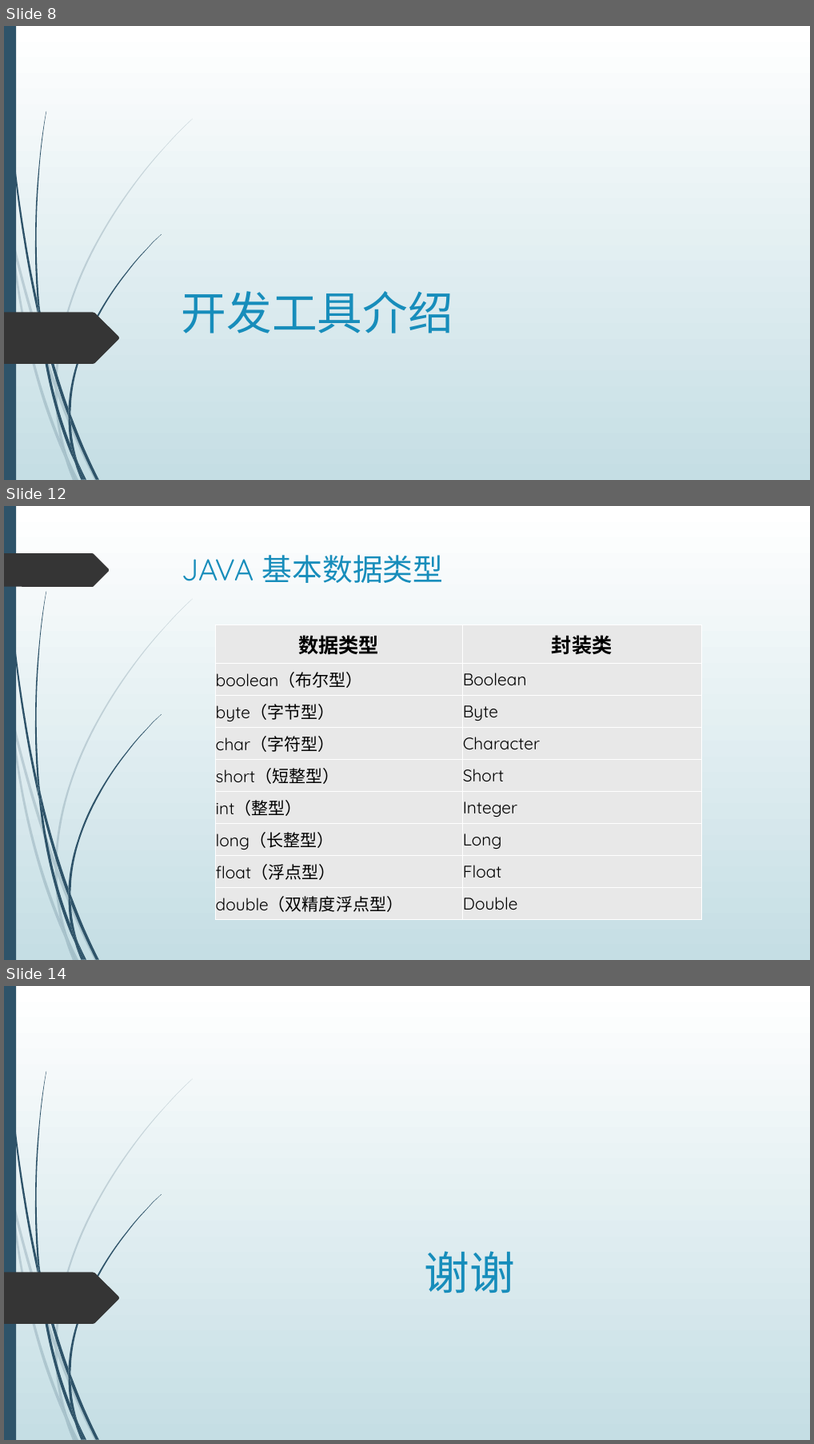
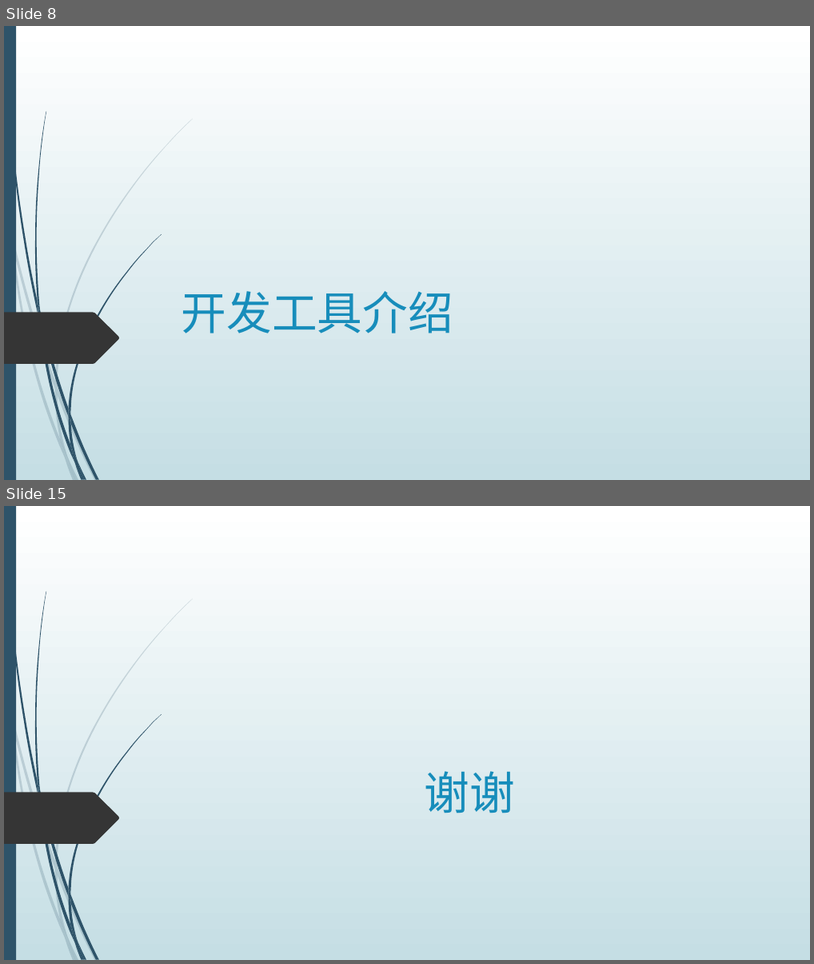
Before and after one commit to dean2015/documents, a slide deck: 201805/JAVA 基础介绍.pptx. Shown one above the other, each under a label of ours: slides 8, 12 and 14 before the commit, slides 8 and 15 after it; the slides between them are not shown. The pictures are 814x1444 and 814x964 pixels, drawn with LibreOffice and Linux fonts; fonts in the diff are those of the drawing. Boxes give left, top, right and bottom in pixels: in the first picture for what was removed or moved away, otherwise in the second. Text is boxed around its words. In the diff, an @@ line names an element or a change of style, - is before the commit and + after.

```diff
--- a/201805/JAVA 基础介绍.pptx
+++ b/201805/JAVA 基础介绍.pptx
@@ slide 12 removed at box(4, 506, 810, 960), background gradient #FFFFFF to #C5DEE5; not listed: 23 template elements that a slide beside it also shows @@
@@ freeform shape removed at box(4, 553, 110, 587) @@
@@ title removed at box(182, 555, 444, 583) @@
-JAVA 基本数据类型
@@ table removed at box(215, 624, 702, 920), 9 rows, 2 columns @@
-数据类型 | 封装类
-boolean（布尔型） | Boolean
-byte（字节型） | Byte
-char（字符型） | Character
-short（短整型） | Short
-int（整型） | Integer
-long（长整型） | Long
-float（浮点型） | Float
-double（双精度浮点型） | Double
@@ what was slide 14 is now slide 15 @@
```
Also in this commit, not shown: 4 slides changed, 6 slides added, 4 other slides removed, 3 other files.
